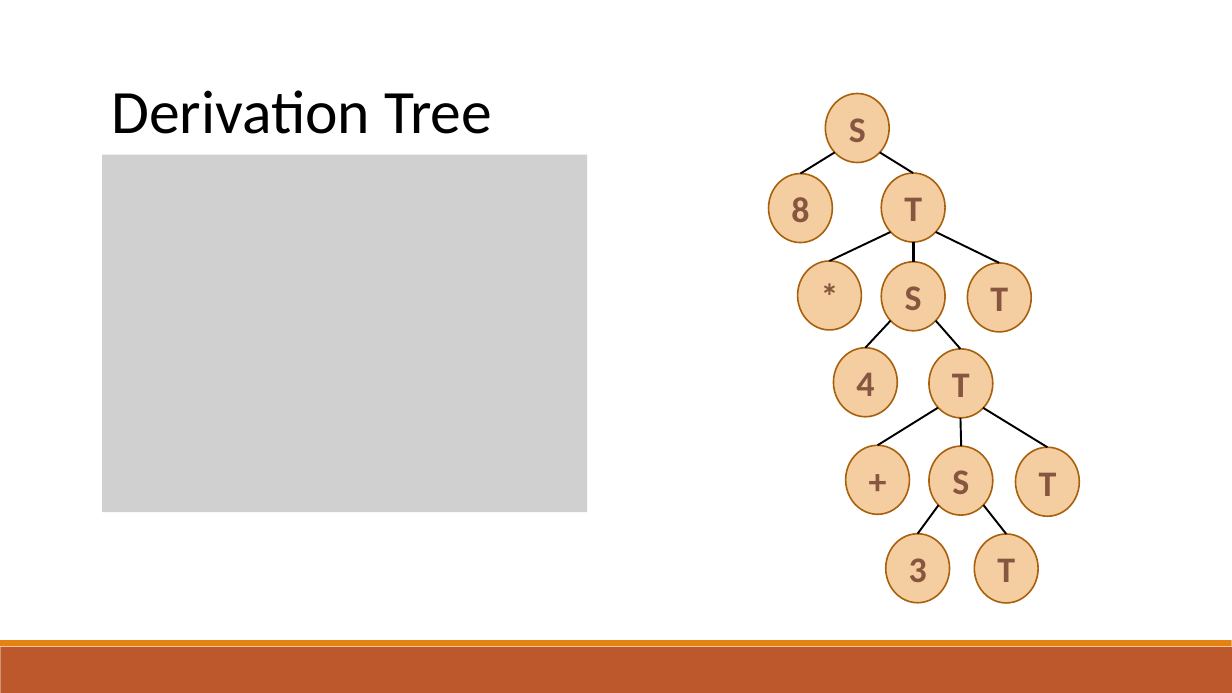
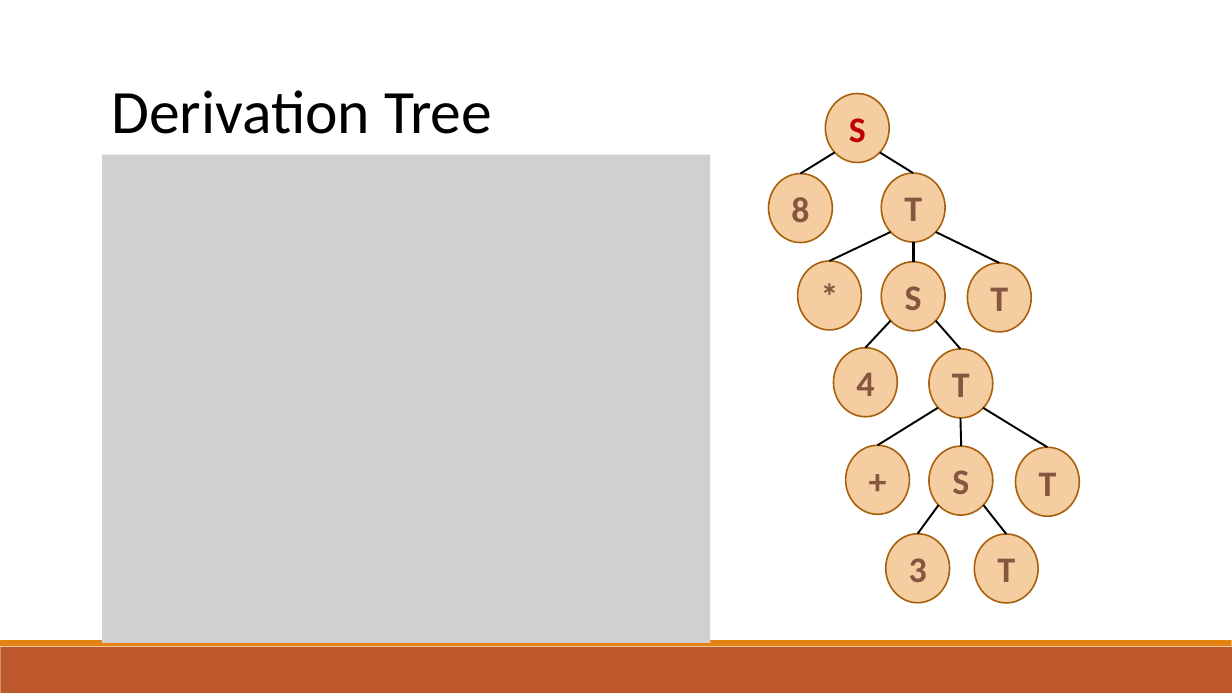
Before and after one commit to raghadzeidan/COMPILATION_TAU_FOR_STUDENTS, a slide deck: slide 52 of new_slides/top_down_parsing.pptx (slide 53 before the commit). Drawn at 1232x693 pixels with LibreOffice and Linux fonts; fonts in the diff are those of the drawing; grey boxes stand for pictures. Boxes give left, top, right and bottom in pixels: in the first picture for what was removed or moved away, otherwise in the second. Text is boxed around its words. In the diff, an @@ line names an element or a change of style, - is before the commit and + after.

```diff
--- a/new_slides/top_down_parsing.pptx
+++ b/new_slides/top_down_parsing.pptx
@@ ellipse "S" at (825, 93, 889, 163): text colour #865640 to #C00000 @@
@@ picture: place and size @@
-picture at (103, 154, 588, 512)
+picture at (103, 154, 711, 642)
```
Also in this commit, not shown: 3 other slides changed, 7 slides added, 1 slide removed, 1 other file.
